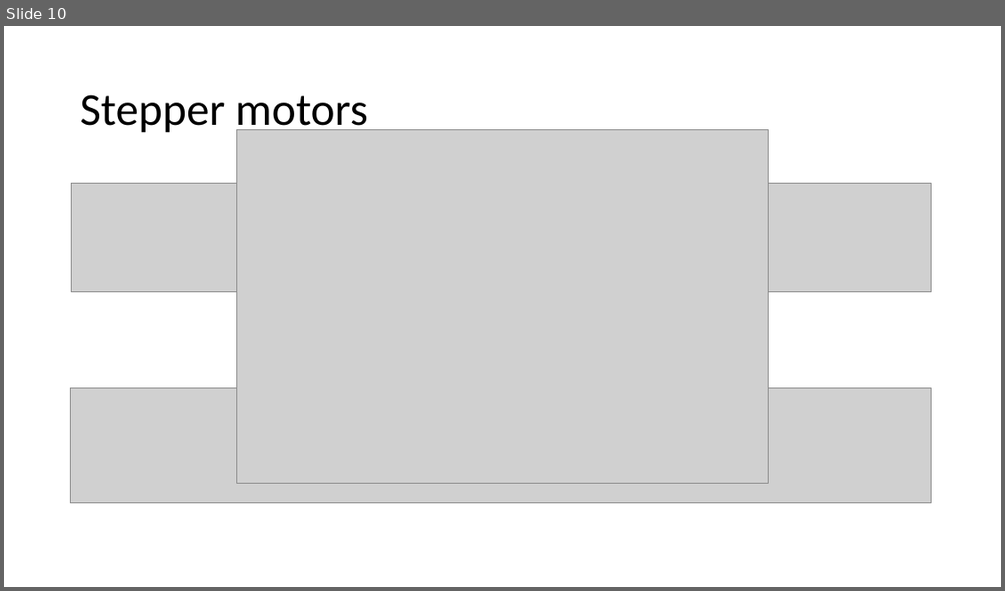
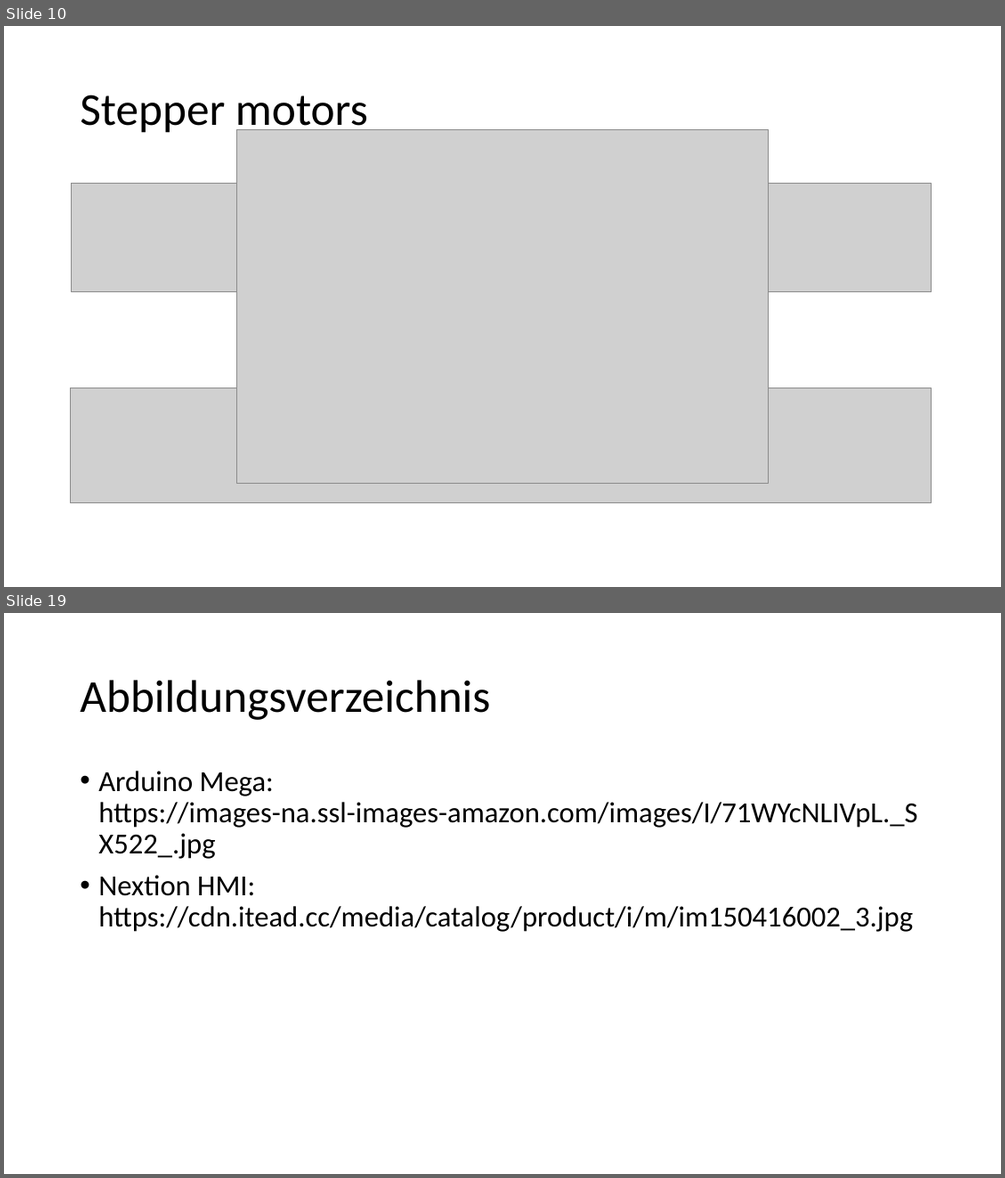
Before and after one commit to AkazeX/GEM, a slide deck: 999_Präsentation/PPP/GEM.pptx. Shown one above the other, each under a label of ours: slide 10 before the commit, slides 10 and 19 after it; the slides between them are not shown. The pictures are 1005x591 and 1005x1178 pixels, drawn with LibreOffice and Linux fonts; fonts in the diff are those of the drawing; grey boxes stand for pictures. Boxes give left, top, right and bottom in pixels: in the first picture for what was removed or moved away, otherwise in the second. Text is boxed around its words. In the diff, an @@ line names an element or a change of style, - is before the commit and + after.

```diff
--- a/999_Präsentation/PPP/GEM.pptx
+++ b/999_Präsentation/PPP/GEM.pptx
@@ slide 19 added at (x1=4, y1=613, x2=1001, y2=1174), background #FFFFFF @@
@@ title added at (x1=80, y1=680, x2=490, y2=720), 44 pt, text #000000 @@
+Abbildungsverzeichnis
@@ text added at (x1=98, y1=771, x2=917, y2=932), 28 pt, text #000000 @@
+• Arduino Mega: https://images-na.ssl-images-amazon.com/images/I/71WYcNLIVpL._SX522_.jpg
+• Nextion HMI: https://cdn.itead.cc/media/catalog/product/i/m/im150416002_3.jpg
```
Also in this commit, not shown: 9 slides changed, 5 other slides added, 2 slides removed, 5 other files.
